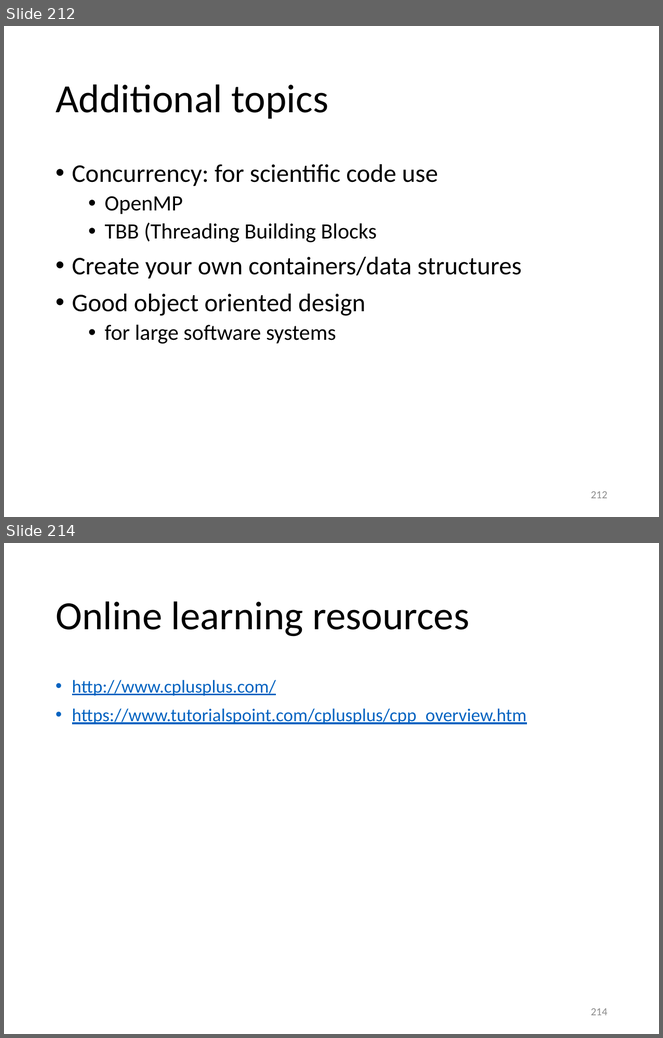
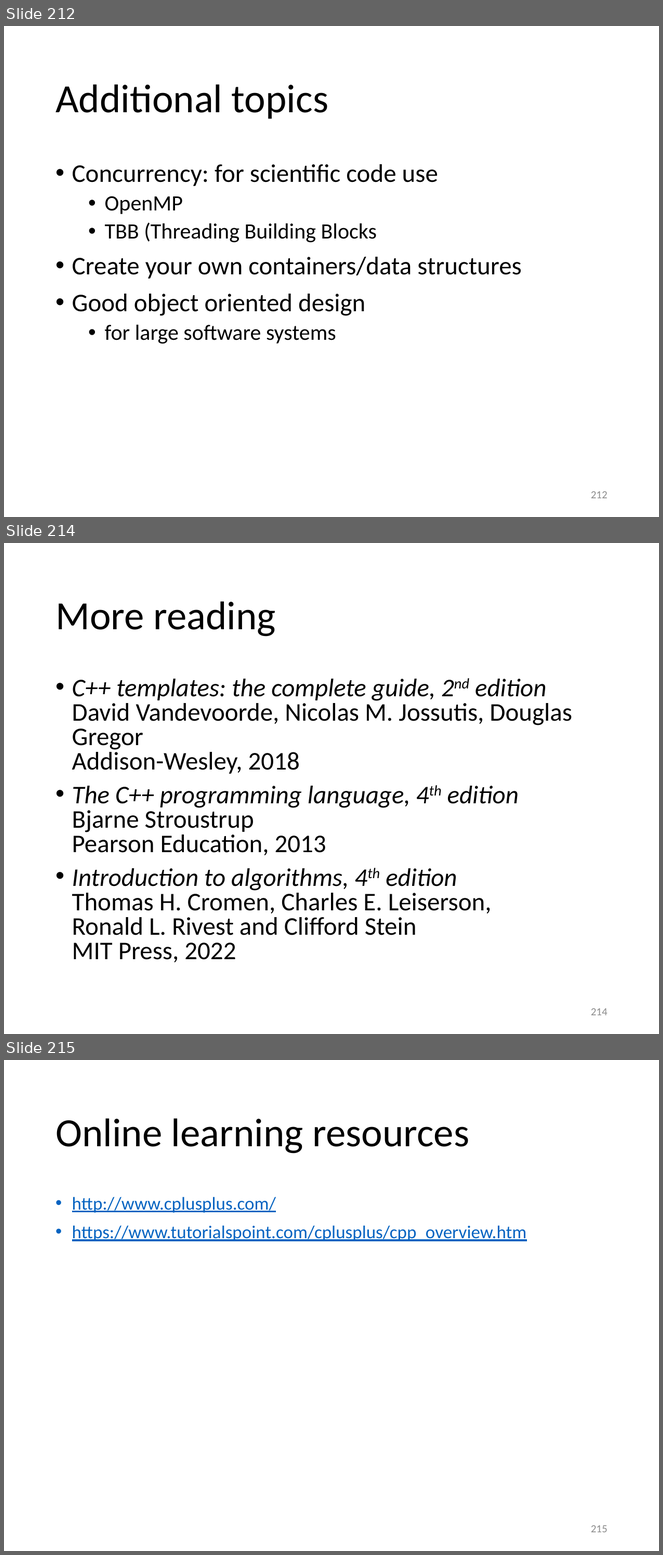
Before and after one commit to gjbex/Scientific-C-plus-plus, a slide deck: scientific_cpp.pptx. Shown one above the other, each under a label of ours: slides 212 and 214 before the commit, slides 212, 214 and 215 after it; the slides between them are not shown. The pictures are 663x1038 and 663x1555 pixels, drawn with LibreOffice and Linux fonts; fonts in the diff are those of the drawing. Boxes give left, top, right and bottom in pixels: in the first picture for what was removed or moved away, otherwise in the second. Text is boxed around its words. In the diff, an @@ line names an element or a change of style, - is before the commit and + after.

```diff
--- a/scientific_cpp.pptx
+++ b/scientific_cpp.pptx
@@ slide 214 added at bbox=[4, 543, 659, 1034], background #FFFFFF @@
@@ title added at bbox=[55, 601, 276, 637], 44 pt, text #000000 @@
+More reading
@@ text added at bbox=[72, 679, 572, 963], 28 pt, text #000000 @@
+• C++ templates: the complete guide, 2nd edition
+  David Vandevoorde, Nicolas M. Jossutis, Douglas Gregor
+  Addison-Wesley, 2018
+• The C++ programming language, 4th edition
+  Bjarne Stroustrup
+  Pearson Education, 2013
+• Introduction to algorithms, 4th edition
+  Thomas H. Cromen, Charles E. Leiserson,
+  Ronald L. Rivest and Clifford Stein
+  MIT Press, 2022
@@ page number added at bbox=[591, 1008, 608, 1016], 12 pt, text #8C8C8C @@
+214
@@ what was slide 214 is now slide 215 @@
@@ page number at bbox=[591, 1525, 608, 1533]: text changed @@
-214
+215
```
Also in this commit, not shown: 2 slides changed.
